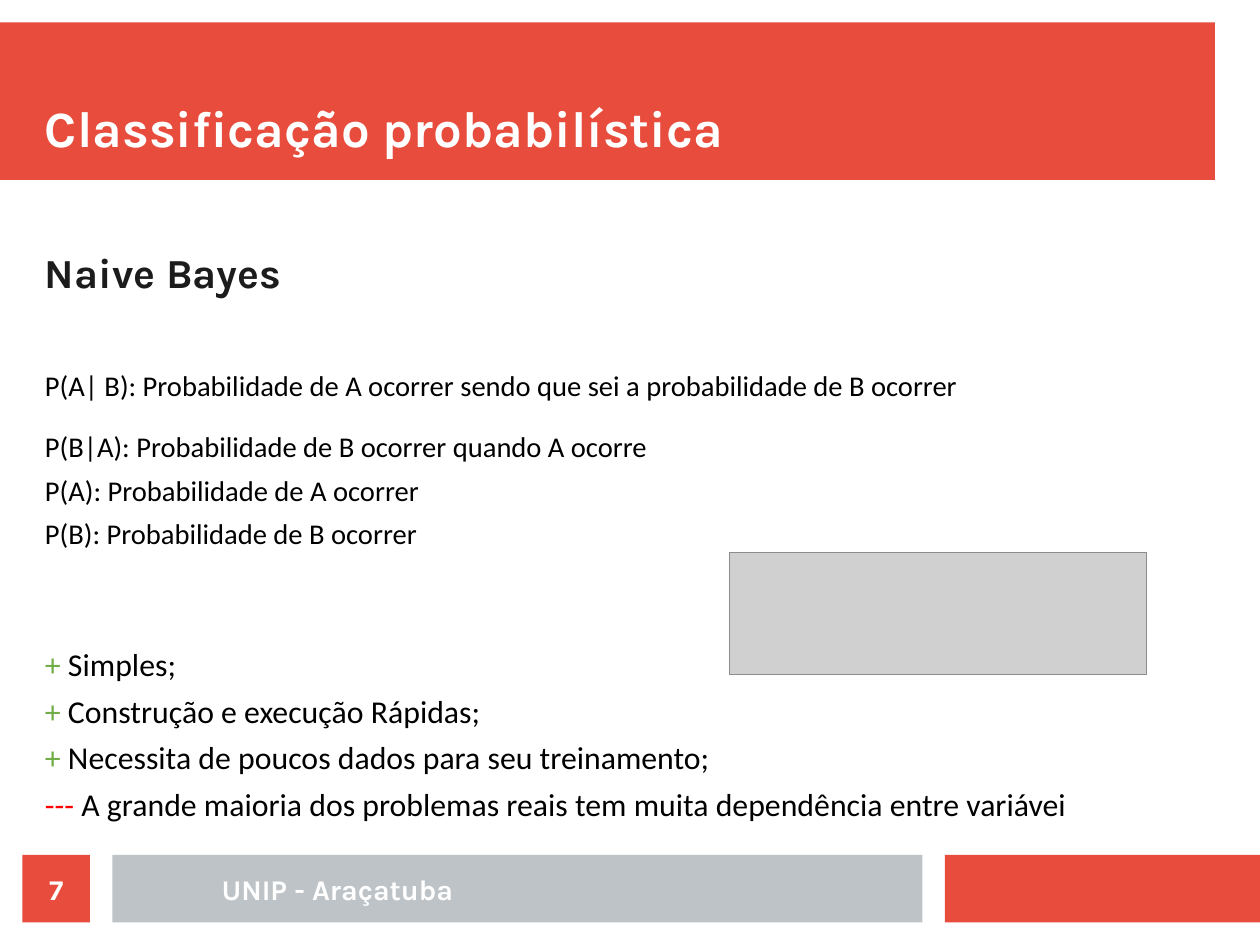
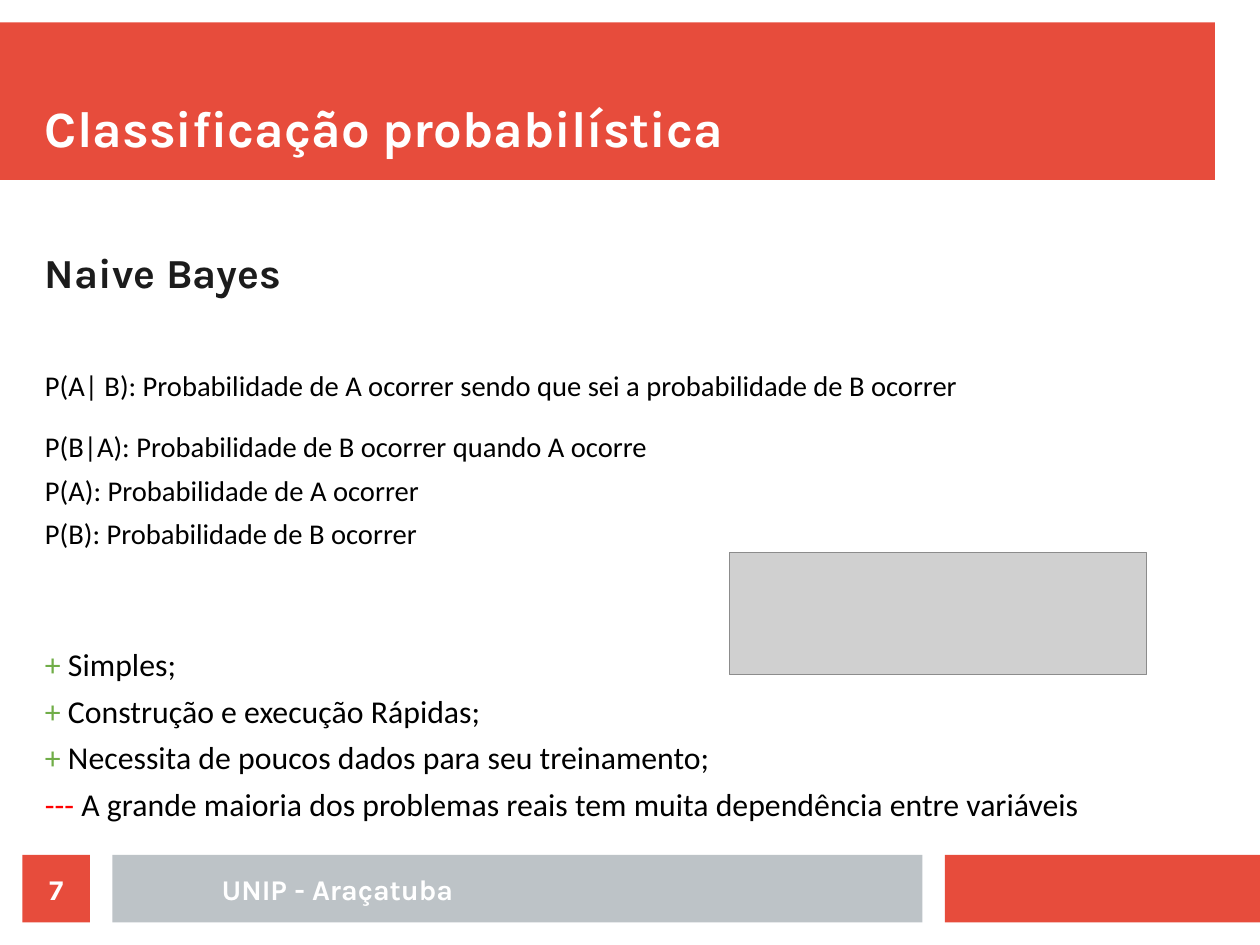
Before and after one commit to rafaelstojoao/pos-unip, a slide deck: slide 7 of [2020][modulo][Machine_Learning]/[aula]03[outrosAlgoritmos].odp. Drawn at 1260x945 pixels with LibreOffice and Linux fonts; fonts in the diff are those of the drawing; grey boxes stand for pictures. Boxes give left, top, right and bottom in pixels: in the first picture for what was removed or moved away, otherwise in the second. Text is boxed around its words. In the diff, an @@ line names an element or a change of style, - is before the commit and + after.

```diff
--- a/[2020][modulo][Machine_Learning]/[aula]03[outrosAlgoritmos].odp
+++ b/[2020][modulo][Machine_Learning]/[aula]03[outrosAlgoritmos].odp
@@ text at [81,794,1078,822]: text changed @@
---- A grande maioria dos problemas reais tem muita dependência entre variávei
+--- A grande maioria dos problemas reais tem muita dependência entre variáveis
```
Also in this commit, not shown: 4 other slides changed, 15 slides added, 33 slides removed, 6 other files.
